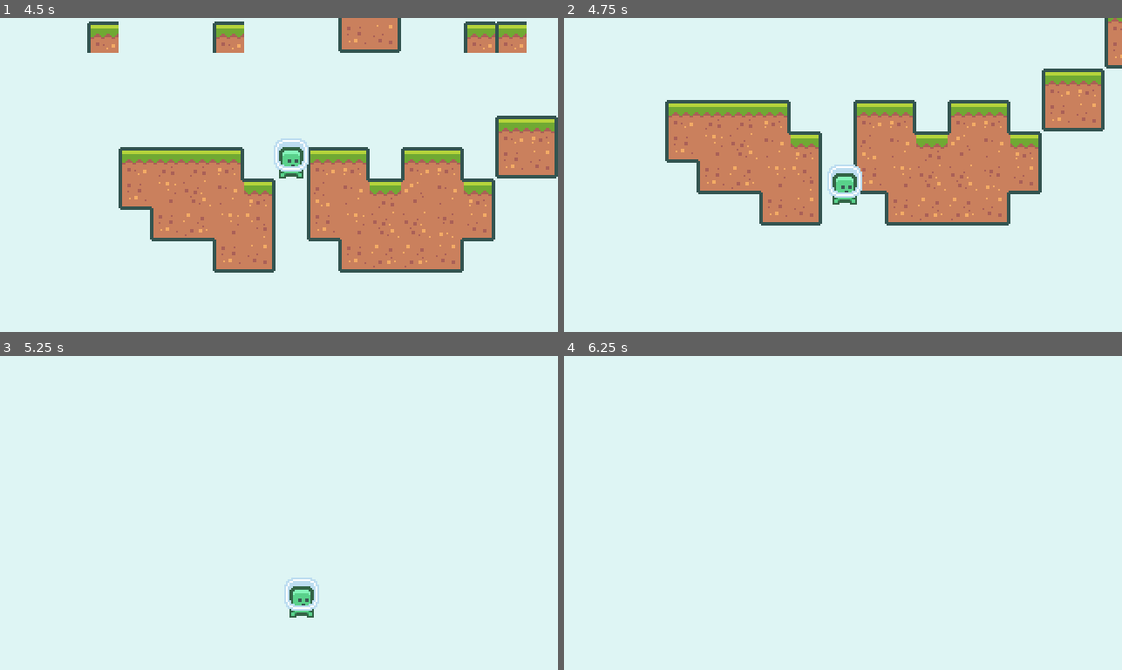
Above: before the commit, frames 1-4 (two rows, left to right).
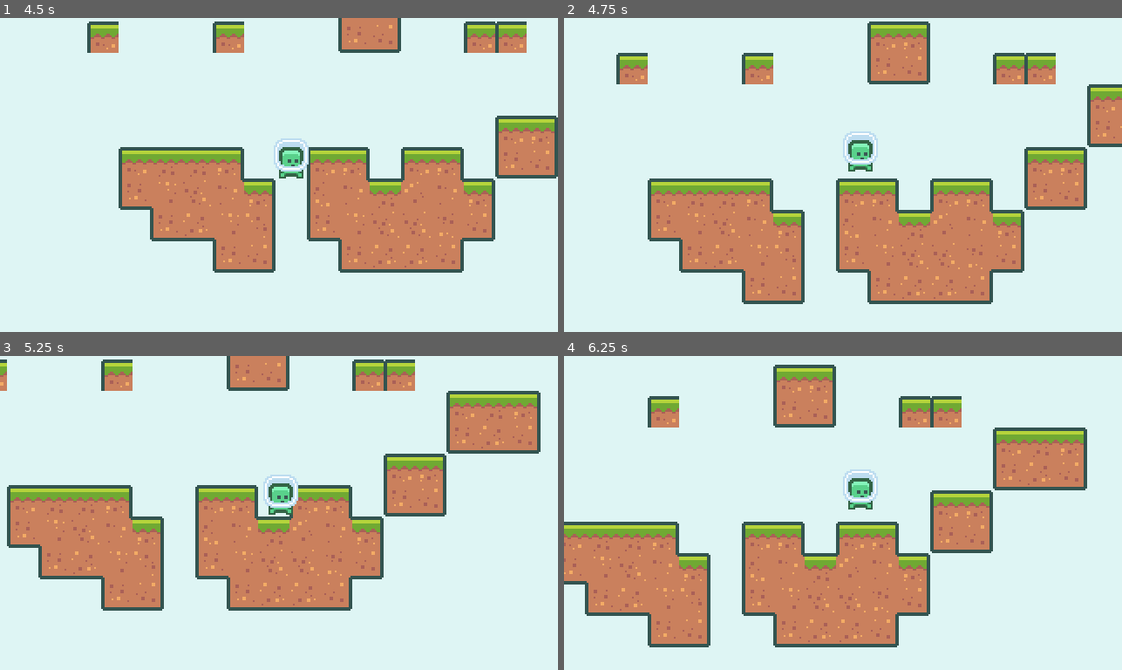
Above: after the commit, the same moments.

Repository: nahuakang/2dplatformer
Game: Godot game, scene res://scenes/Main.tscn
Same seed, same stepped clock (60 frames per second), same inputs: the game is played once before the commit and once after it.
Inputs:
- Up to frame 1 (4.5 s): hold D (move_right) 0.53-2.03 s; tap W (jump) at 0.77, 1.52, 3.02, 3.77 s; hold A (move_left) 2.03-4.28 s; hold D (move_right) from 4.28 s (still down)
- Up to frame 2 (4.75 s): keep holding D (move_right); tap W (jump) at 4.52 s
- Up to frame 3 (5.25 s): keep holding D (move_right)
- Up to frame 4 (6.25 s): keep holding D (move_right); tap W (jump) at 6.02 s

Frame 1 is identical in both runs. In frame 2, 44% of the frame differs, in the area x 9-100%, y 0-92%; in frame 3, 29%; in frame 4, 30%.

Commit message:
add coyote timer for player

Diff:
--- a/scenes/Player.gd
+++ b/scenes/Player.gd
@@ -19,7 +19,7 @@
 
 	velocity.x = clamp(velocity.x, -max_horizontal_speed, max_horizontal_speed)
 
-	if (move_vector.y < 0 && is_on_floor()):
+	if (move_vector.y < 0 && (is_on_floor() || !$CoyoteTimer.is_stopped())):
 		velocity.y = move_vector.y * jump_speed
 
 	if (velocity.y < 0 && !Input.is_action_pressed("jump")):
@@ -27,7 +27,12 @@
 	else:
 		velocity.y += gravity * delta
 
+	var was_on_floor = is_on_floor()
+
 	velocity = move_and_slide(velocity, Vector2.UP)
+
+	if (was_on_floor and !is_on_floor()):
+		$CoyoteTimer.start()
 
 	update_animation()
 
--- a/scenes/Player.tscn
+++ b/scenes/Player.tscn
@@ -28,6 +28,10 @@
 [node name="Player" type="KinematicBody2D" groups=["player"]]
 script = ExtResource( 2 )
 
+[node name="CoyoteTimer" type="Timer" parent="."]
+wait_time = 0.1
+one_shot = true
+
 [node name="AnimatedSprite" type="AnimatedSprite" parent="."]
 frames = SubResource( 4 )
 animation = "idle"
